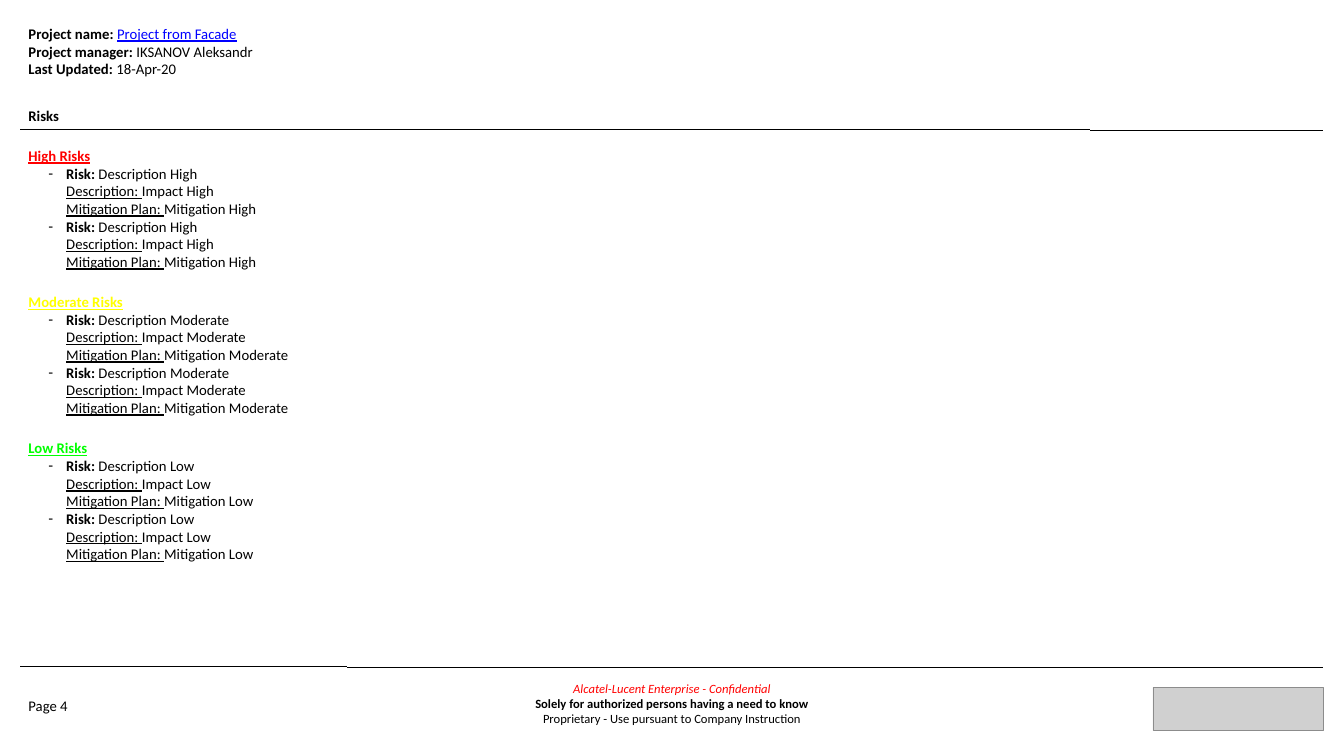
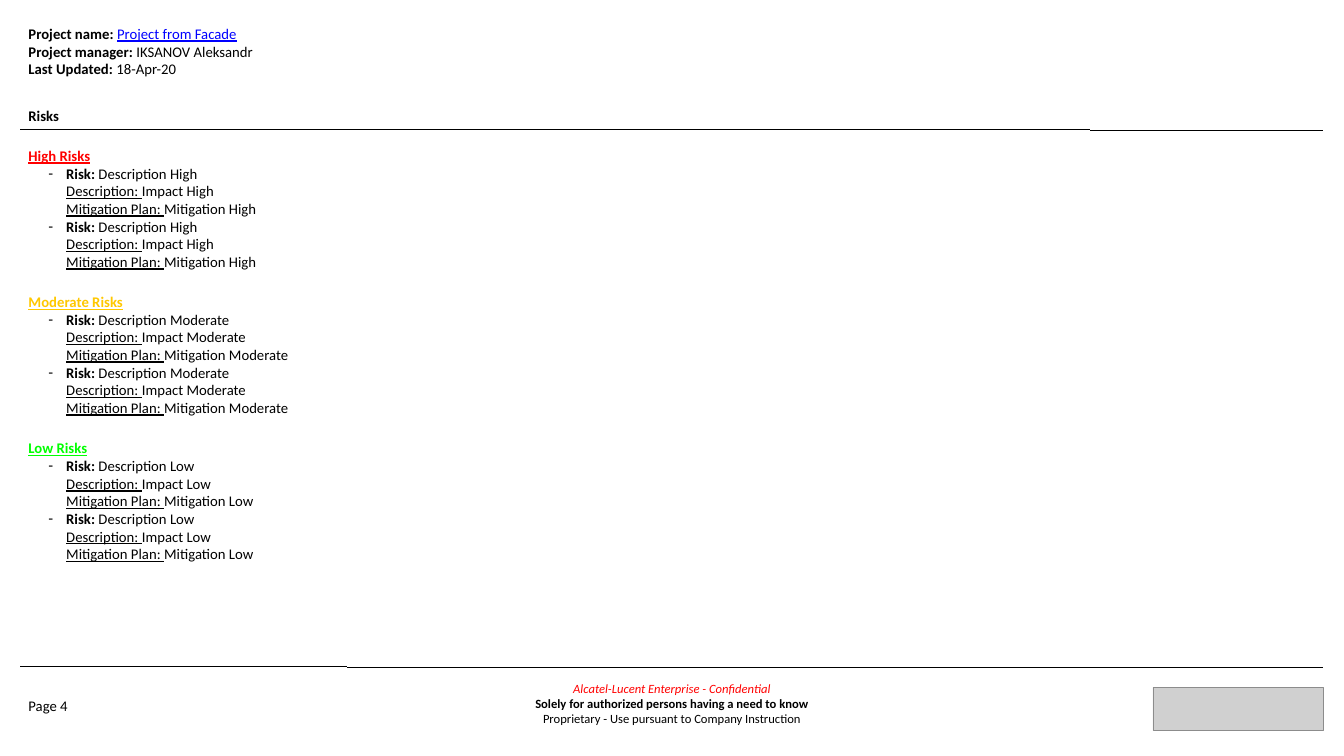
Before and after one commit to TheDiamondDoge/management_board_file_processors, a slide deck: slide 4 of html-to-ppt/createMultipageCustomizablePpt.pptx. Drawn at 1344x756 pixels with LibreOffice and Linux fonts; fonts in the diff are those of the drawing; grey boxes stand for pictures. Boxes give left, top, right and bottom in pixels: in the first picture for what was removed or moved away, otherwise in the second. Text is boxed around its words. In the diff, an @@ line names an element or a change of style, - is before the commit and + after.

Commit message:
createMultipageIndicatorsPpt finalized + refactor + changing yellow color to orange

```diff
--- a/html-to-ppt/createMultipageCustomizablePpt.pptx
+++ b/html-to-ppt/createMultipageCustomizablePpt.pptx
@@ text at [28, 296, 123, 310]: text colour #FFFF00 to #FFC800 in "Moderate Risks" @@
```
Also in this commit, not shown: 1 other slide changed, 5 other files.
